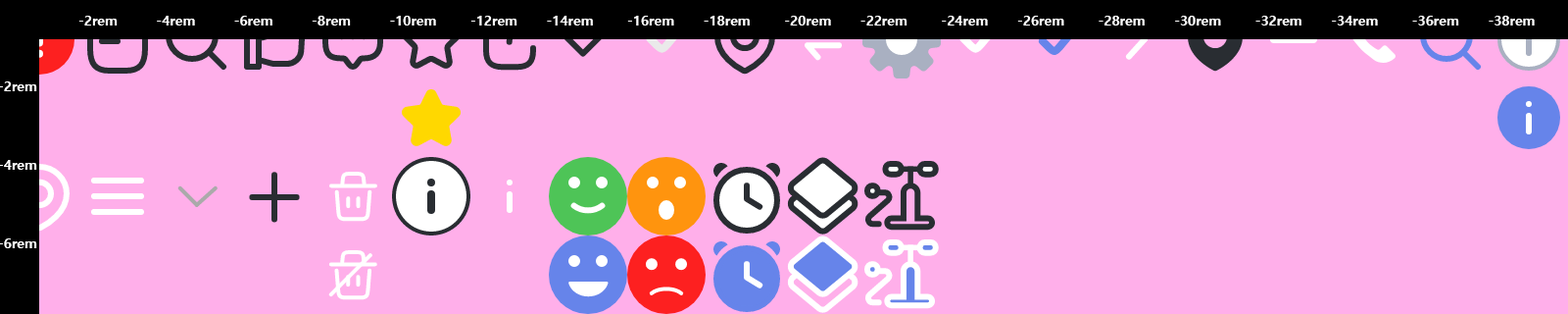
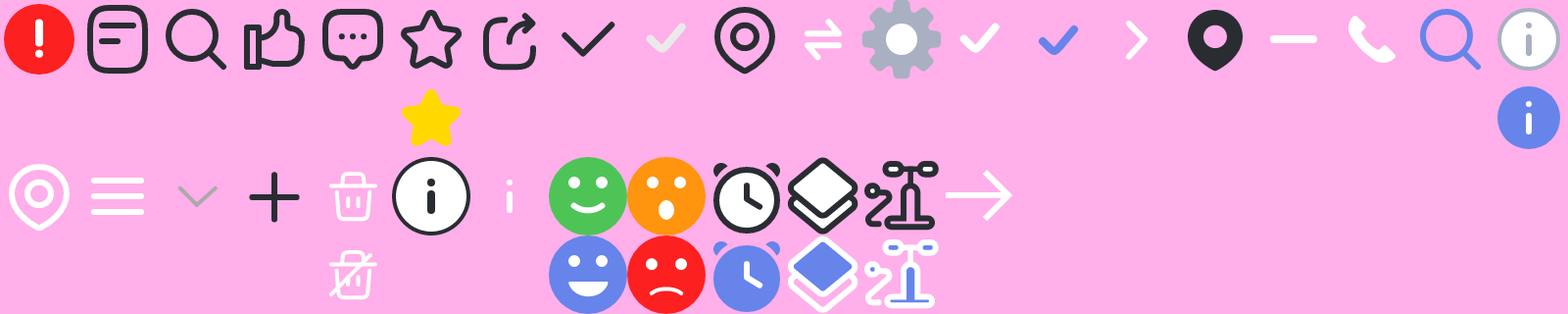
Layer changes from the first w=1568, h=314 image to the second:
hid group "가이드" (3 layers) over [0, 0, 1568, 314]
added layer "Layer 78" in group "두번째 줄" over [945, 169, 1013, 222]
